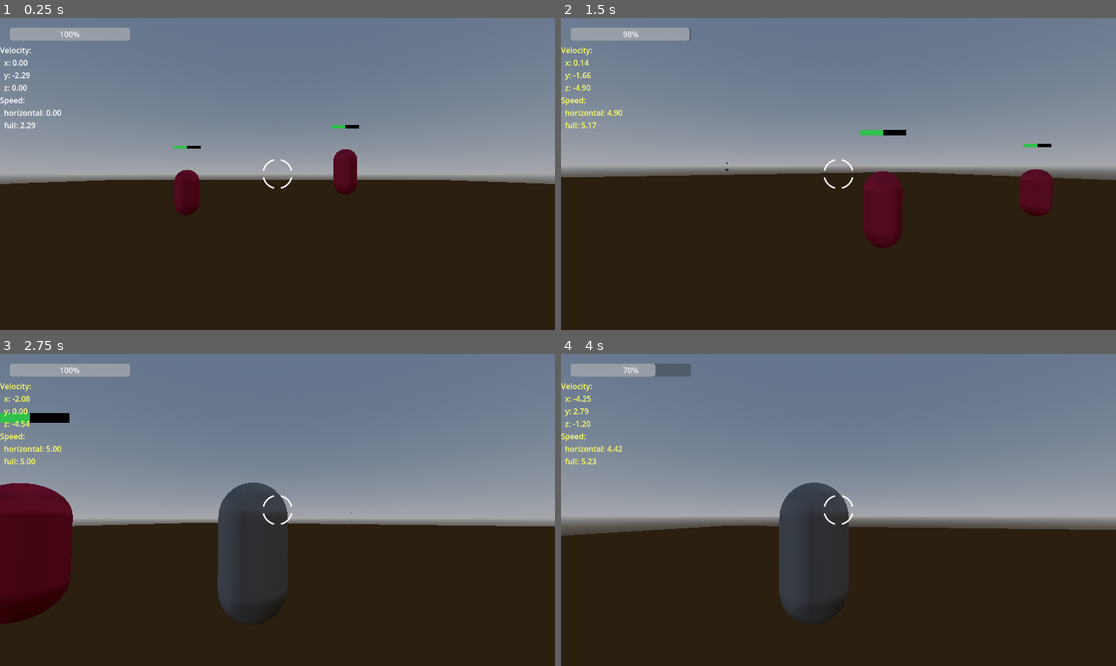
Above: before the commit, frames 1-4 (two rows, left to right).
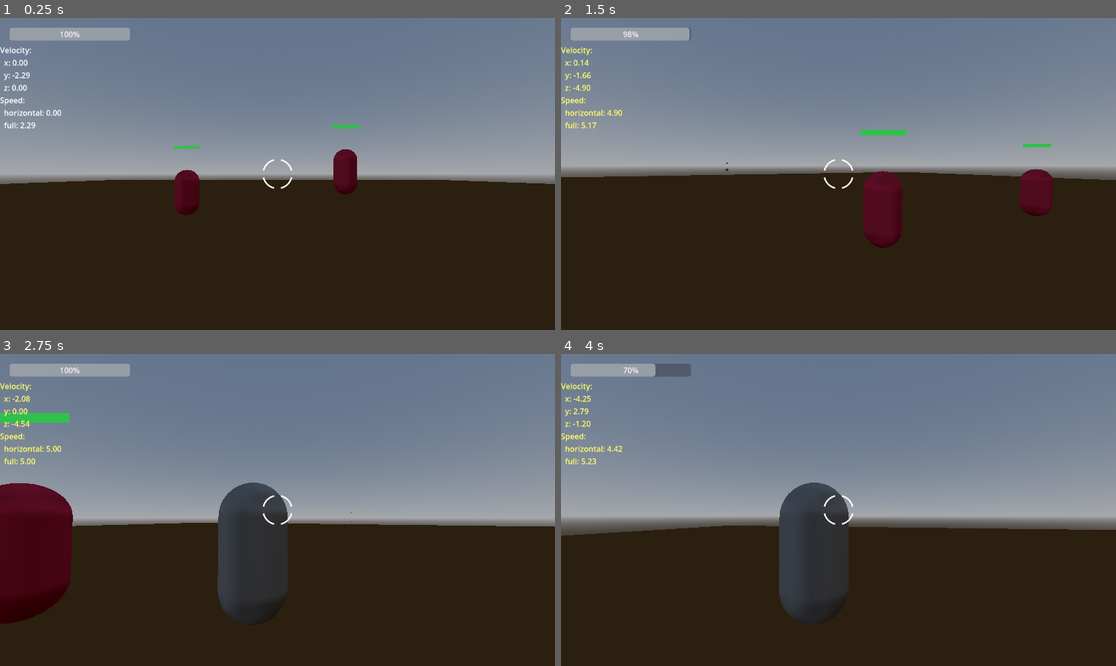
Above: after the commit, the same moments.

Repository: M4tt-/arena-fps
Game: Godot game, scene res://scenes/main/main.tscn
Same seed, same stepped clock (60 frames per second), same inputs: the game is played once before the commit and once after it.
Inputs (mouse positions are in pixels of both pictures, inside the frame that each line leads up to):
- Up to frame 1 (0.25 s): no input
- Up to frame 2 (1.5 s): tap Enter at 0.5 s; move the mouse to (832, 180) at 0.52 s; press the mouse at (832, 180) at 0.53 s; hold W (move_forward) from 0.53 s (still down); tap Space (jump) at 0.77 s; move the mouse to (877, 177) at 1.27 s; release the mouse at (877, 177) at 1.28 s; right-click (877, 177) at 1.35 s
- Up to frame 3 (2.75 s): keep holding W (move_forward); tap Space (jump) at 1.52 s; move the mouse to (233, 506) at 2.02 s; hold T (toggle_third_person) from 2.03 s (still down)
- Up to frame 4 (4 s): move the mouse to (844, 510) at 2.77 s; release W (move_forward) at 2.78 s; release T (toggle_third_person) at 2.78 s; hold A (move_left) 2.78-3.53 s; click (844, 510) at 2.85 s; tap Space (jump) at 3.02, 3.77 s; move the mouse to (816, 503) at 3.52 s; hold W (move_forward) from 3.53 s (still down); hold Right mouse button (jetpack) from 3.53 s (still down)

The runs differ from the first frame. In frame 1, less than 0.1% of the frame differs, in the area x 33-65%, y 34-42%; in frame 2, 0.1%; in frame 3, 0.2%, in the area x 5-13%, y 18-23%; in frame 4, nothing differs.

Commit message:
Added Health node on PLayer and Enemy, projectiles deal damage.

Diff:
--- a/scenes/actors/enemy.tscn
+++ b/scenes/actors/enemy.tscn
@@ -1,7 +1,8 @@
-[gd_scene load_steps=10 format=3 uid="uid://cgis1eamjlb71"]
+[gd_scene load_steps=11 format=3 uid="uid://cgis1eamjlb71"]
 
 [ext_resource type="Script" uid="uid://ba0gwt8g4nydl" path="res://scripts/actors/enemies/enemy.gd" id="1_7p1mj"]
 [ext_resource type="Script" uid="uid://31v8xn8hogck" path="res://scripts/ui/health_bar.gd" id="2_qkj82"]
+[ext_resource type="Script" uid="uid://bav1y5atteaa4" path="res://scripts/actors/health.gd" id="3_35asm"]
 
 [sub_resource type="CapsuleMesh" id="CapsuleMesh_8tegq"]
 
@@ -51,3 +52,6 @@
 [node name="Fill" type="MeshInstance3D" parent="UiAnchor/HealthBar"]
 mesh = SubResource("QuadMesh_qkj82")
 surface_material_override/0 = SubResource("StandardMaterial3D_35asm")
+
+[node name="Health" type="Node3D" parent="."]
+script = ExtResource("3_35asm")
--- a/scenes/actors/player/player_controller.tscn
+++ b/scenes/actors/player/player_controller.tscn
@@ -7,6 +7,7 @@
 [ext_resource type="PackedScene" uid="uid://ccussklk1jbj6" path="res://scenes/actors/projectile.tscn" id="5_m7hbg"]
 [ext_resource type="Resource" uid="uid://cmwpe8spaiqbc" path="res://resources/projectiles/SlowBullet.tres" id="6_2k8ub"]
 [ext_resource type="Script" uid="uid://31v8xn8hogck" path="res://scripts/ui/health_bar.gd" id="7_yks8q"]
+[ext_resource type="Script" uid="uid://bav1y5atteaa4" path="res://scripts/actors/health.gd" id="8_e0umb"]
 
 [sub_resource type="CapsuleMesh" id="CapsuleMesh_yv3m6"]
 
@@ -82,3 +83,6 @@
 [node name="Fill" type="MeshInstance3D" parent="UiAnchor/HealthBar"]
 mesh = SubResource("QuadMesh_e0umb")
 surface_material_override/0 = SubResource("StandardMaterial3D_hse84")
+
+[node name="Health" type="Node3D" parent="."]
+script = ExtResource("8_e0umb")
--- /dev/null
+++ b/scripts/actors/health.gd
@@ -0,0 +1,34 @@
+extends Node
+class_name Health
+
+@export var max_health: float = 100.0
+@export var current_health: float = 100.0
+
+@export var health_bar_path: NodePath = ^"../UiAnchor/HealthBar" # adjust if your bar is elsewhere
+
+@onready var _bar: Node = get_node_or_null(health_bar_path)
+
+func _ready() -> void:
+	current_health = clamp(current_health, 0.0, max_health)
+	_update_bar()
+
+func apply_damage(amount: float) -> void:
+	if amount <= 0.0:
+		return
+	current_health = max(0.0, current_health - amount)
+	_update_bar()
+
+func heal(amount: float) -> void:
+	if amount <= 0.0:
+		return
+	current_health = min(max_health, current_health + amount)
+	_update_bar()
+
+func _update_bar() -> void:
+	print("Update bar: cur=", current_health, "/", max_health, " bar=", _bar)
+	if _bar and _bar.has_method("set_percent"):
+		var p := current_health / max_health if max_health > 0.0 else 0.0
+		_bar.call("set_percent", p)
+	else:
+		if _bar:
+			print("Bar exists but has no set_percent(): ", _bar, " methods? ", _bar.get_method_list())
--- a/scripts/actors/projectiles/projectile.gd
+++ b/scripts/actors/projectiles/projectile.gd
@@ -7,6 +7,20 @@
 
 @onready var _collision: CollisionShape3D = $CollisionShape3D
 @onready var _mesh: MeshInstance3D = $MeshInstance3D  # optional
+
+@export var damage: float = 25.0
+
+func _find_health(collider: Node) -> Health:
+	# Check the body and walk up parents (colliders are often children)
+	# The key is the collider has a child Node named "Health".
+	# Health should have a script that implements "apply_damage()"
+	var p: Node = collider
+	while p:
+		var h := p.find_child("Health", true, false) as Health
+		if h:
+			return h
+		p = p.get_parent()
+	return null
 
 func initialize(origin: Vector3, direction: Vector3, shooter_velocity: Vector3) -> void:
 	if data == null:
@@ -47,10 +61,15 @@
 	var collision := move_and_collide(velocity * delta)
 	if collision:
 		# Later: damage/explosion/impact effects
-		print("HIT: ", collision.get_collider(), " at ", collision.get_position(), " normal ", collision.get_normal())
+		var collider := collision.get_collider()
+		print("HIT: ", collider, " at ", collision.get_position(), " normal ", collision.get_normal())
 
-		# Impart momentum
-		var collider := collision.get_collider()
+		# Deal Damage
+		var health := _find_health(collider)
+		if health:
+			health.apply_damage(damage)
+
+		# Impart Momentum
 		if collider and collider.has_method("apply_external_impulse"):
 
 			# Projectile momentum p = m * v
Not shown: 1 places in scenes/actors/player/player_controller.tscn that only renumber resources
Not shown, added: scripts/actors/health.gd.uid
